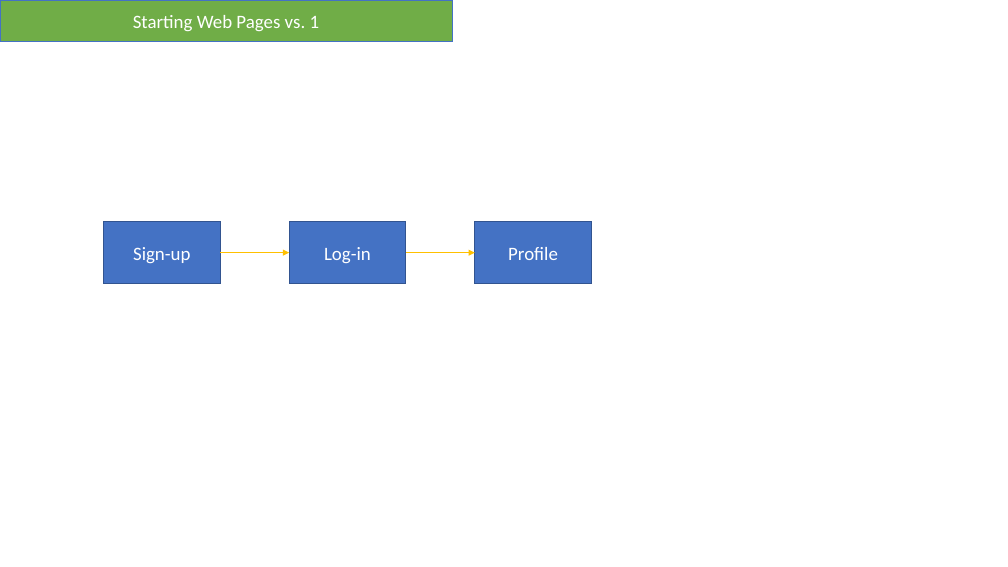
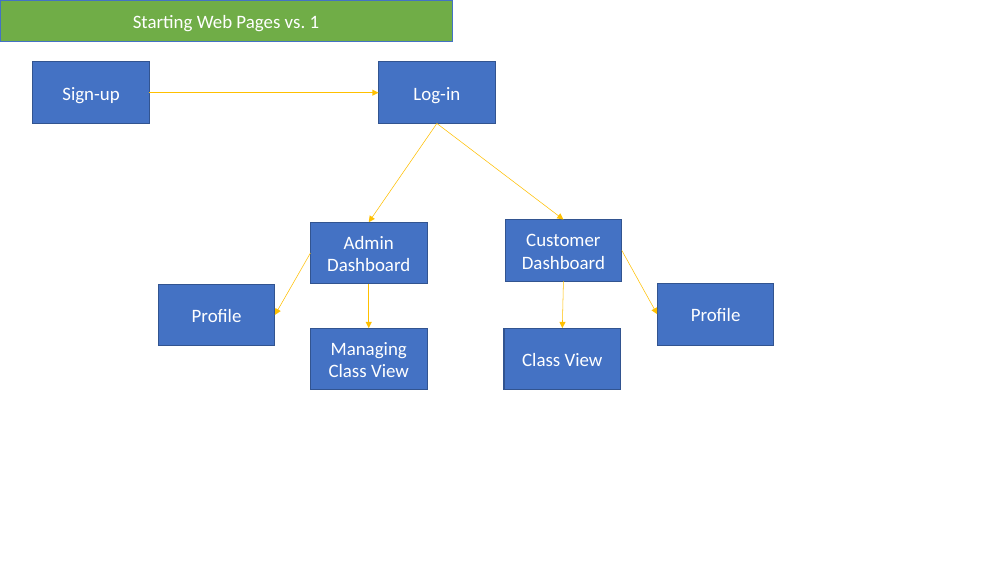
Before and after one commit to MrPork1/ISIT422-CSport-Nodejs-Server, a slide deck: slide 1 of ArchitectureDiagram.pptx. Drawn at 1008x567 pixels with LibreOffice and Linux fonts; fonts in the diff are those of the drawing. Boxes give left, top, right and bottom in pixels: in the first picture for what was removed or moved away, otherwise in the second. Text is boxed around its words. In the diff, an @@ line names an element or a change of style, - is before the commit and + after.

```diff
--- a/ArchitectureDiagram.pptx
+++ b/ArchitectureDiagram.pptx
@@ rectangle "Sign-up": place and size @@
-rectangle "Sign-up" at (104,222,220,284)
+rectangle "Sign-up" at (33,62,149,124)
@@ rectangle "Log-in": place and size @@
-rectangle "Log-in" at (289,222,405,284)
+rectangle "Log-in" at (379,62,495,124)
@@ arrow moved from (220, 253) - (289, 253) to (150, 93) - (379, 93) @@
@@ arrow added from (437, 123) to (369, 222), #FFC000 0.5 pt @@
@@ arrow added from (437, 123) to (563, 219), #FFC000 0.5 pt @@
@@ rectangle added at (311,222,427,284), fill #4472C4, outline #325491 1 pt, 18 pt, text #FFFFFF @@
+Admin Dashboard
@@ rectangle added at (505,219,622,281), fill #4472C4, outline #325491 1 pt, 18 pt, text #FFFFFF @@
+Customer Dashboard
@@ arrow added from (311, 253) to (275, 315), #FFC000 0.5 pt @@
@@ arrow removed from (406, 253) to (475, 253) @@
@@ arrow added from (622, 250) to (657, 315), #FFC000 0.5 pt @@
@@ rectangle "Profile": place and size @@
-rectangle "Profile" at (475,222,591,284)
+rectangle "Profile" at (158,284,274,346)
@@ arrow added from (369, 284) to (369, 328), #FFC000 0.5 pt @@
@@ arrow added from (563, 281) to (563, 328), #FFC000 0.5 pt @@
@@ rectangle added at (657,284,774,346), fill #4472C4, outline #325491 1 pt, 18 pt, text #FFFFFF @@
+Profile
@@ rectangle added at (311,328,427,390), fill #4472C4, outline #325491 1 pt, 18 pt, text #FFFFFF @@
+Managing Class View
@@ rectangle added at (504,328,621,390), fill #4472C4, outline #325491 1 pt, 18 pt, text #FFFFFF @@
+Class View
```
Also in this commit, not shown: 1 slide removed.
